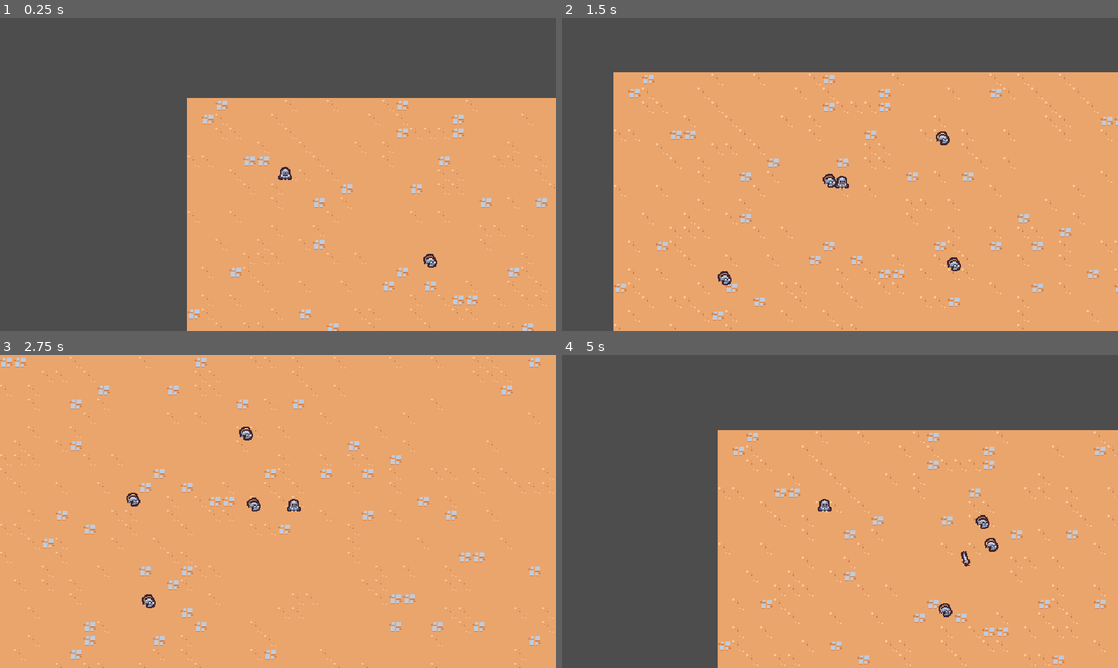
Above: before the commit, frames 1-4 (two rows, left to right).
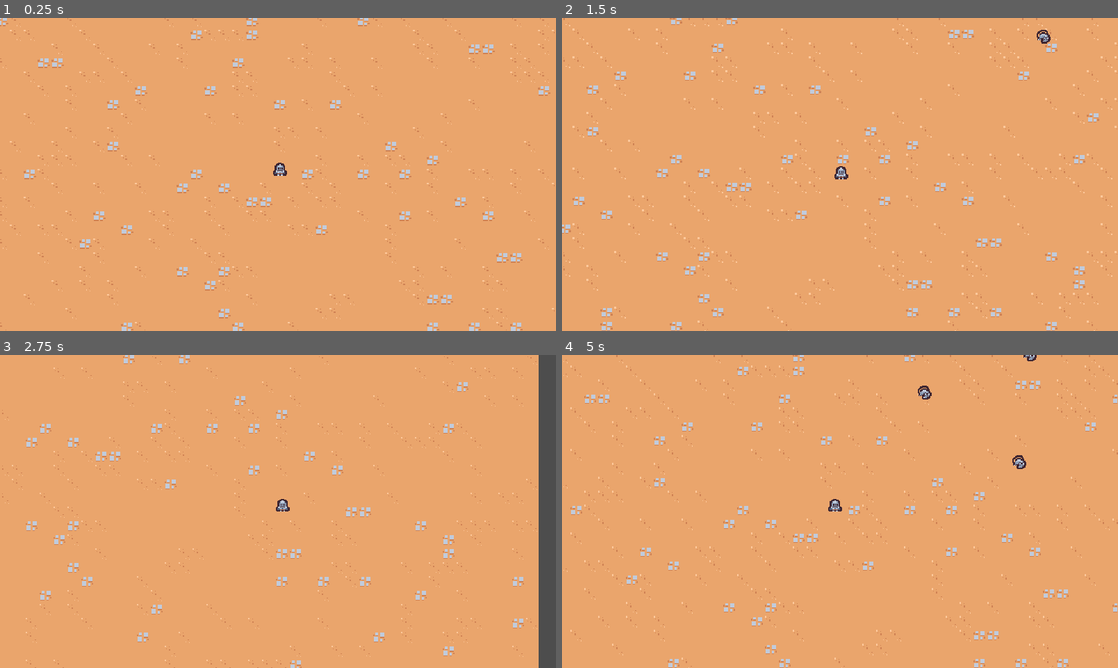
Above: after the commit, the same moments.

Repository: woliveira82/godot-survivor-game-course
Game: Godot game, scene res://scenes/main/main.tscn
Two runs of this game, one before a commit and one after it. Both use one fixed random seed, a clock stepped at 60 frames per second and the inputs below.
Inputs:
- Up to frame 1 (0.25 s): no input
- Up to frame 2 (1.5 s): hold D (move_right) 0.53-1.28 s; hold S (move_down) from 1.28 s (still down)
- Up to frame 3 (2.75 s): release S (move_down) at 2.03 s; hold D (move_right) from 2.03 s (still down)
- Up to frame 4 (5 s): release D (move_right) at 2.78 s; hold W (move_up) 2.78-3.53 s; hold A (move_left) from 3.53 s (still down)

The runs differ from the first frame. In frame 1, 54% of the frame differs, in the area x 0-100%, y 0-100%; in frame 2, 30%; in frame 3, 8.4%; in frame 4, 49%.

Commit message:
feat: add enemy manager

Diff:
--- a/project.godot
+++ b/project.godot
@@ -14,6 +14,10 @@
 run/main_scene="res://scenes/main/main.tscn"
 config/features=PackedStringArray("4.2", "Forward Plus")
 config/icon="res://icon.svg"
+
+[debug]
+
+gdscript/warnings/unused_parameter=0
 
 [display]
 
@@ -55,7 +59,9 @@
 2d_physics/layer_1="Terrain"
 2d_physics/layer_2="Player"
 2d_physics/layer_3="Enemy"
+2d_physics/layer_4="EnemyCollision"
 
 [rendering]
 
 textures/canvas_textures/default_texture_filter=0
+2d/snap/snap_2d_transforms_to_pixel=true
--- a/scenes/enemy/basic_enemy.gd
+++ b/scenes/enemy/basic_enemy.gd
@@ -1,6 +1,6 @@
 extends CharacterBody2D
 
-const MAX_SPEED = 75
+const MAX_SPEED = 40
 
 
 func _ready():
--- a/scenes/enemy/basic_enemy.tscn
+++ b/scenes/enemy/basic_enemy.tscn
@@ -11,6 +11,8 @@
 
 [node name="BasicEnemy" type="CharacterBody2D" groups=["enemy"]]
 collision_layer = 0
+collision_mask = 9
+motion_mode = 1
 script = ExtResource("1_ansrf")
 
 [node name="Area2D" type="Area2D" parent="."]
--- a/scenes/game_camera/game_camera.gd
+++ b/scenes/game_camera/game_camera.gd
@@ -9,7 +9,7 @@
 
 func _process(delta):
 	acquire_target()
-	global_position = global_position.lerp(target_position, 1.0 - exp(-delta * 10))
+	global_position = global_position.lerp(target_position, 1.0 - exp(-delta * 20))
 
 
 func acquire_target():
--- a/scenes/main/main.tscn
+++ b/scenes/main/main.tscn
@@ -1,5 +1,6 @@
-[gd_scene load_steps=5 format=3 uid="uid://brodwqlwm1iy"]
+[gd_scene load_steps=6 format=3 uid="uid://brodwqlwm1iy"]
 
+[ext_resource type="PackedScene" uid="uid://c0hk71le7jpc3" path="res://scenes/manager/enemy_manager.tscn" id="1_11srs"]
 [ext_resource type="PackedScene" uid="uid://bfj3uu40tlikq" path="res://scenes/player/Player.tscn" id="1_pnprh"]
 [ext_resource type="TileSet" uid="uid://b3wumr1tv5kv0" path="res://resources/tileset.tres" id="1_weyfr"]
 [ext_resource type="PackedScene" uid="uid://d2b5v7khoj8s7" path="res://scenes/game_camera/game_camera.tscn" id="3_ntl4y"]
@@ -7,27 +8,15 @@
 
 [node name="Main" type="Node"]
 
+[node name="EnemyManager" parent="." instance=ExtResource("1_11srs")]
+basic_enemy_scene = ExtResource("4_7jicu")
+
 [node name="TileMap" type="TileMap" parent="."]
 tile_set = ExtResource("1_weyfr")
 format = 2
 layer_0/tile_data = PackedInt32Array(0, 393217, 3, 1, 65537, 4, 2, 1, 4, 3, 1, 4, 4, 1, 4, 5, 65537, 4, 6, 1, 4, 7, 1,  …(28094 unchanged characters)…
 
 [node name="Player" parent="." instance=ExtResource("1_pnprh")]
-position = Vector2(97, 78)
+position = Vector2(328, 186)
 
 [node name="GameCamera" parent="." instance=ExtResource("3_ntl4y")]
-
-[node name="BasicEnemy" parent="." instance=ExtResource("4_7jicu")]
-position = Vector2(470, 270)
-
-[node name="BasicEnemy2" parent="." instance=ExtResource("4_7jicu")]
-position = Vector2(174, 523)
-
-[node name="BasicEnemy3" parent="." instance=ExtResource("4_7jicu")]
-position = Vector2(72, 326)
-
-[node name="BasicEnemy4" parent="." instance=ExtResource("4_7jicu")]
-position = Vector2(474, 51)
-
-[node name="BasicEnemy5" parent="." instance=ExtResource("4_7jicu")]
-position = Vector2(280, 184)
--- /dev/null
+++ b/scenes/manager/enemy_manager.gd
@@ -0,0 +1,22 @@
+extends Node
+
+const SPAWN_RADIUS = 330
+
+@export var basic_enemy_scene: PackedScene
+
+
+func _ready():
+	$Timer.timeout.connect(on_timer_timeout)
+
+
+func on_timer_timeout():
+	var player = get_tree().get_first_node_in_group("player") as Node2D
+	if player == null:
+		return
+
+	var random_direction = Vector2.RIGHT.rotated(randf_range(0, TAU))
+	var spawn_position = player.global_position + (random_direction * SPAWN_RADIUS)
+
+	var enemy = basic_enemy_scene.instantiate() as Node2D
+	get_parent().add_child(enemy)
+	enemy.global_position = spawn_position
--- /dev/null
+++ b/scenes/manager/enemy_manager.tscn
@@ -0,0 +1,11 @@
+[gd_scene load_steps=3 format=3 uid="uid://c0hk71le7jpc3"]
+
+[ext_resource type="Script" path="res://scenes/manager/enemy_manager.gd" id="1_5nm4b"]
+[ext_resource type="PackedScene" uid="uid://bo6j2jhqwa8sn" path="res://scenes/enemy/basic_enemy.tscn" id="2_3o5sc"]
+
+[node name="EnemyManager" type="Node"]
+script = ExtResource("1_5nm4b")
+basic_enemy_scene = ExtResource("2_3o5sc")
+
+[node name="Timer" type="Timer" parent="."]
+autostart = true
--- a/scenes/player/Player.tscn
+++ b/scenes/player/Player.tscn
@@ -9,6 +9,7 @@
 
 [node name="Player" type="CharacterBody2D" groups=["player"]]
 collision_layer = 0
+motion_mode = 1
 script = ExtResource("1_ofk8i")
 
 [node name="AbilityManager" type="Node" parent="."]
--- a/scenes/player/player.gd
+++ b/scenes/player/player.gd
@@ -1,12 +1,16 @@
 extends CharacterBody2D
 
-const MAX_SPEED = 200
+const MAX_SPEED = 125
+const ACCELERATION_SMOOTHING = 25
 
 
 func _process(delta):
 	var movement_vector = get_movement_vector()
 	var direction = movement_vector.normalized()
-	velocity = direction * MAX_SPEED
+	var target_velocity = direction * MAX_SPEED
+
+	velocity = velocity.lerp(target_velocity, 1 - exp(-delta * ACCELERATION_SMOOTHING))
+
 	move_and_slide()
 
 
